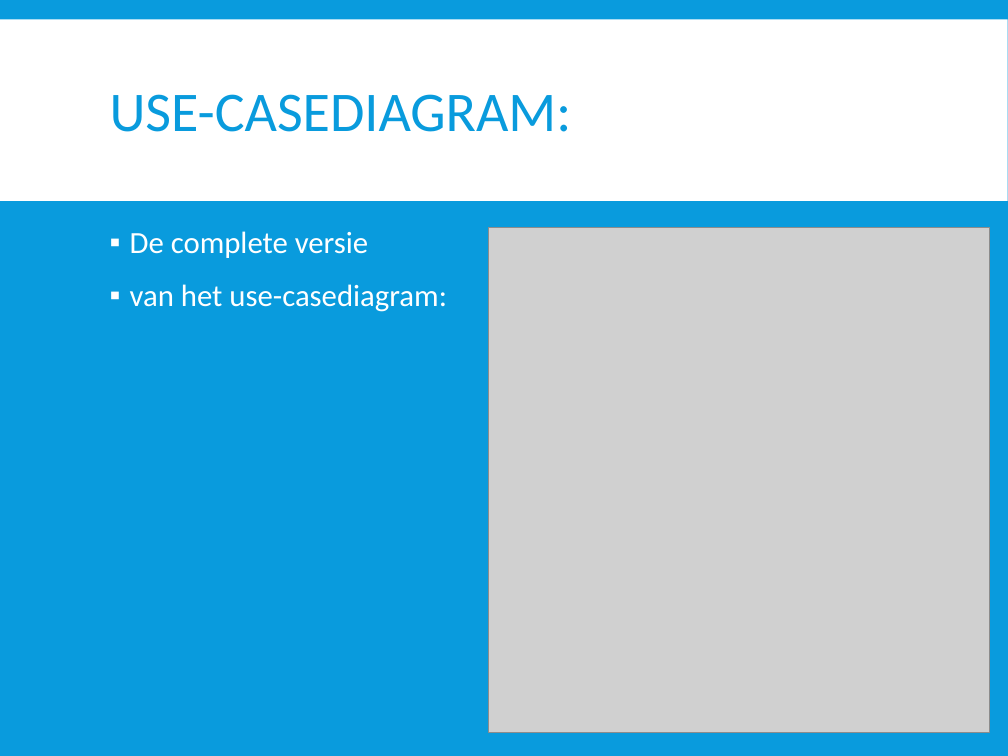
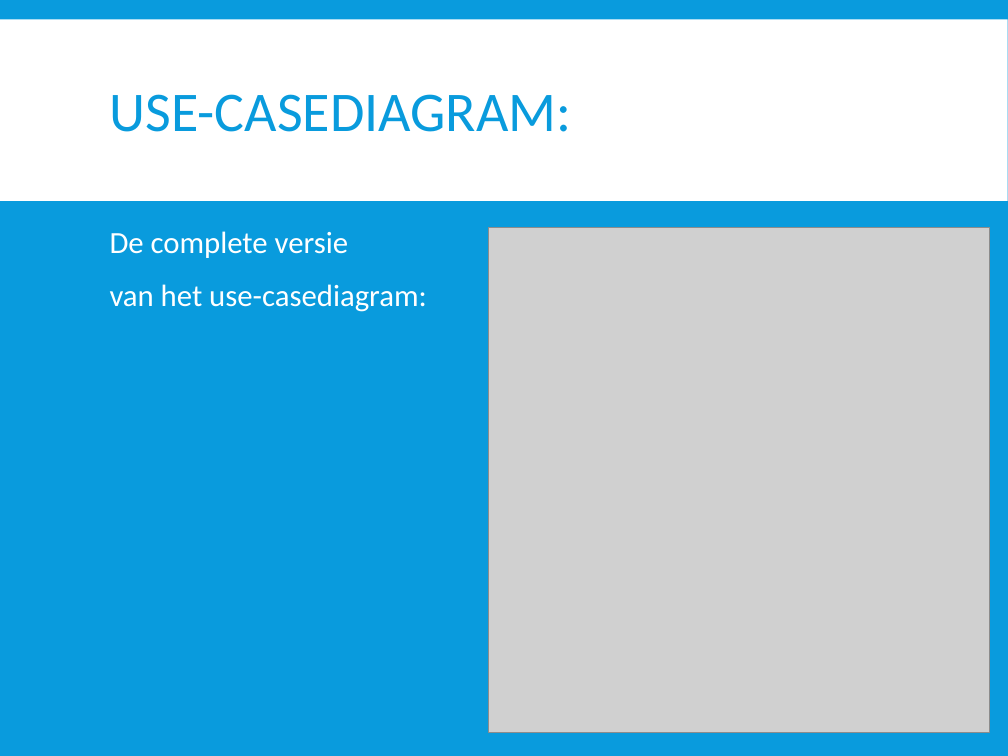
Before and after one commit to dlife/InstantInterview, a slide deck: slide 4 of Presentatie/2015 06 04 Presentatie slides David.pptx. Drawn at 1008x756 pixels with LibreOffice and Linux fonts; fonts in the diff are those of the drawing; grey boxes stand for pictures. Boxes give left, top, right and bottom in pixels: in the first picture for what was removed or moved away, otherwise in the second. Text is boxed around its words. In the diff, an @@ line names an element or a change of style, - is before the commit and + after.

```diff
--- a/Presentatie/2015 06 04 Presentatie slides David.pptx
+++ b/Presentatie/2015 06 04 Presentatie slides David.pptx
@@ text "De complete versie" at [110, 231, 427, 312]: bullet ▪ to none @@
```
Also in this commit, not shown: 2 other slides changed, 2 slides added.
